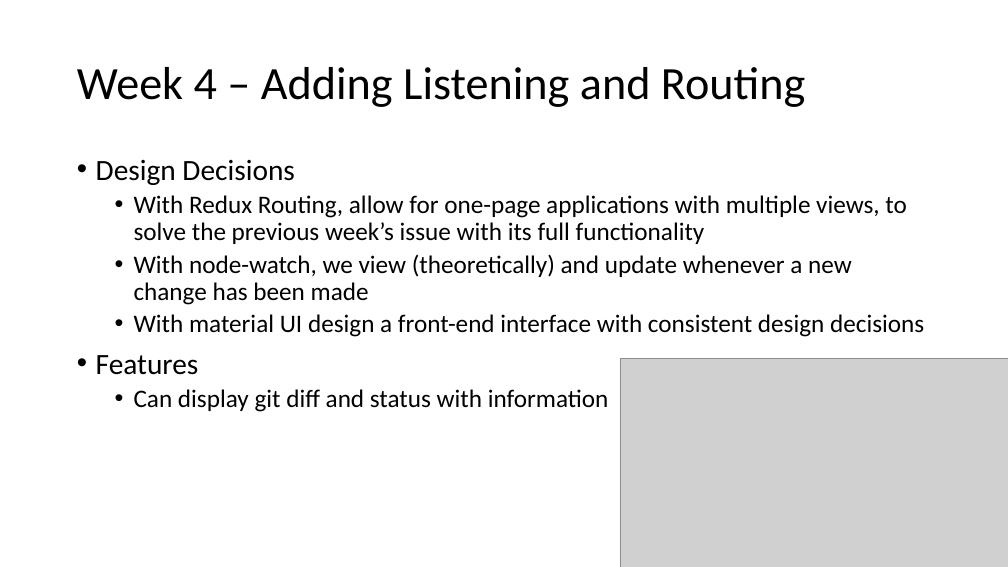
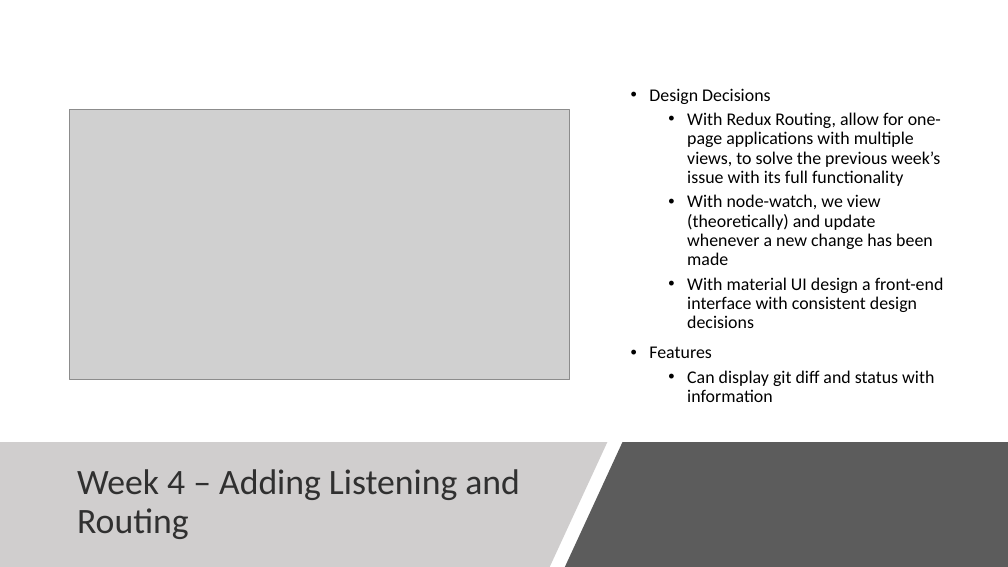
Before and after one commit to burwinliu-zz/my-jupyter-nb, a slide deck: slide 6 of Notes/summer2020/Summer_Summary.pptx. Drawn at 1008x567 pixels with LibreOffice and Linux fonts; fonts in the diff are those of the drawing; grey boxes stand for pictures. Boxes give left, top, right and bottom in pixels: in the first picture for what was removed or moved away, otherwise in the second. Text is boxed around its words. In the diff, an @@ line names an element or a change of style, - is before the commit and + after.

```diff
--- a/Notes/summer2020/Summer_Summary.pptx
+++ b/Notes/summer2020/Summer_Summary.pptx
@@ text "Design Decisions" moved from (x1=96, y1=160, x2=924, y2=412) to (x1=649, y1=88, x2=944, y2=402) @@
@@ text "Design Decisions" at (x1=649, y1=88, x2=944, y2=402): size 28 to 17 pt in "Design Decisions", "Features"; size 24 to 17 pt; vertical alignment top to middle @@
@@ picture resized from (x1=621, y1=358, x2=1008, y2=567) to (x1=70, y1=110, x2=570, y2=380) @@
@@ freeform shape added at (x1=0, y1=442, x2=607, y2=567), fill #D0CECE @@
@@ freeform shape added at (x1=565, y1=442, x2=1008, y2=567), fill #404040 at 85% opacity @@
@@ title "Week 4 – Adding Listening ..." moved from (x1=77, y1=67, x2=805, y2=107) to (x1=77, y1=469, x2=520, y2=539) @@
@@ title "Week 4 – Adding Listening ..." at (x1=77, y1=469, x2=520, y2=539): size 44 to 34 pt, text colour #000000 to #303030 @@
```
Also in this commit, not shown: 8 other slides changed, 2 slides added, 10 other files.
